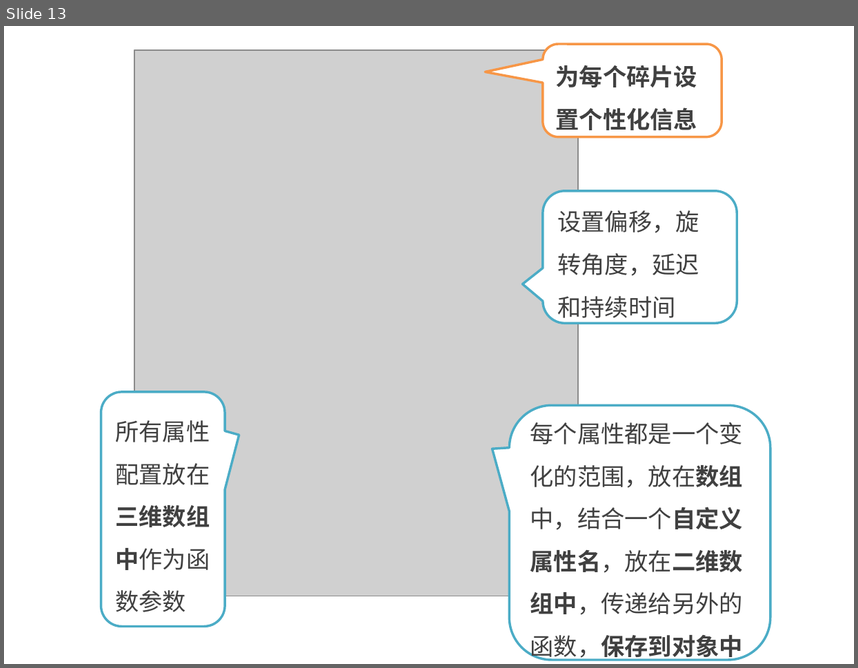
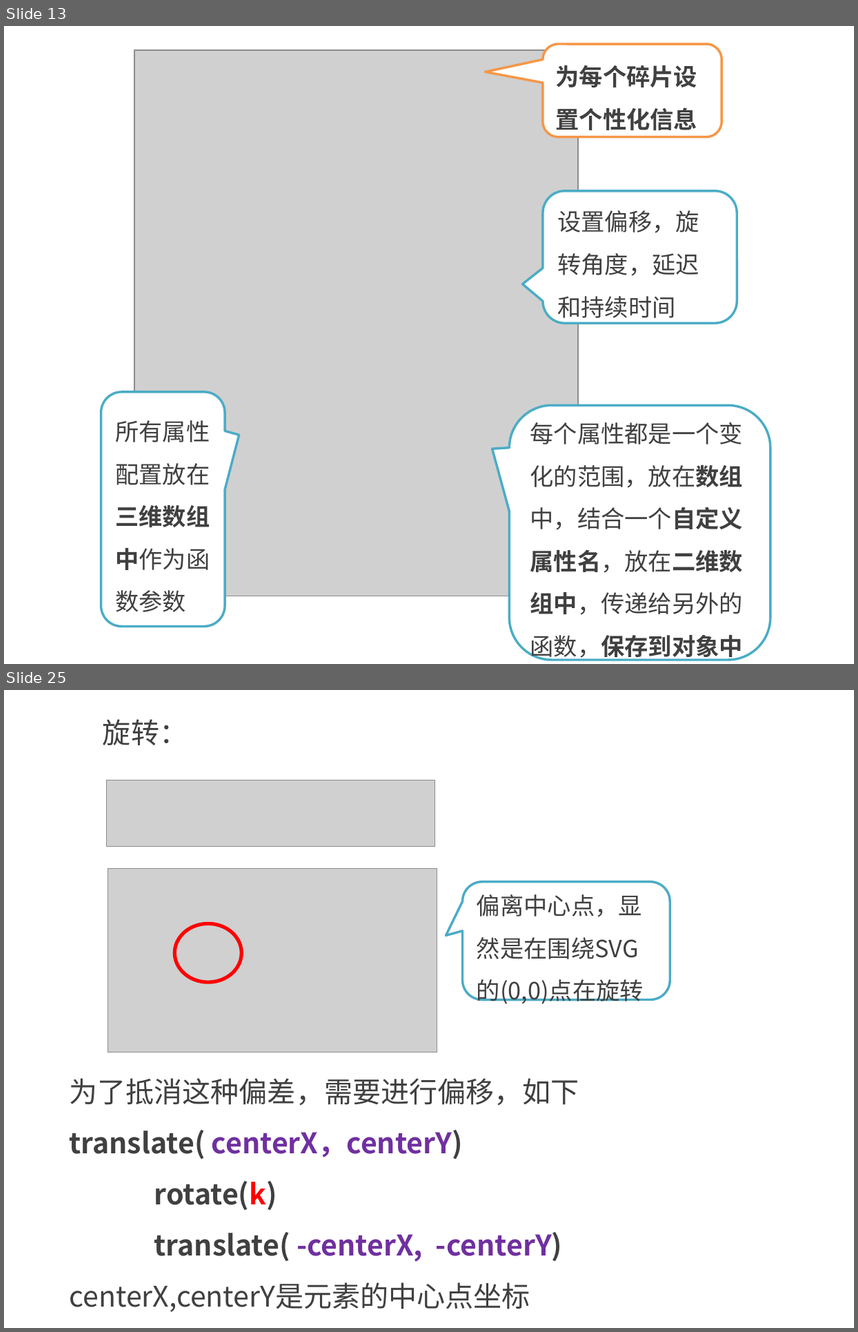
Before and after one commit to kong66/webAni, a slide deck: 20-svg-explode/20.pptx. Shown one above the other, each under a label of ours: slide 13 before the commit, slides 13 and 25 after it; the slides between them are not shown. The pictures are 858x668 and 858x1332 pixels, drawn with LibreOffice and Linux fonts; fonts in the diff are those of the drawing; grey boxes stand for pictures. Boxes give left, top, right and bottom in pixels: in the first picture for what was removed or moved away, otherwise in the second. Text is boxed around its words. In the diff, an @@ line names an element or a change of style, - is before the commit and + after.

```diff
--- a/20-svg-explode/20.pptx
+++ b/20-svg-explode/20.pptx
@@ slide 25 added at box(4, 690, 854, 1328), background #FFFFFF @@
@@ text added at box(103, 719, 188, 745), 24 pt, text #404040 @@
+旋转：
@@ picture added at box(106, 780, 435, 847) @@
@@ picture added at box(107, 869, 437, 1052) @@
@@ rounded speech box added at box(462, 881, 670, 999), fill #FFFFFF, outline #4BACC6 2 pt, 20 pt, text #404040 @@
+偏离中心点，显然是在围绕SVG的(0,0)点在旋转
@@ ellipse added at box(175, 924, 242, 983), outline #FF0000 3 pt @@
@@ text added at box(69, 1078, 579, 1312), 24 pt, text #404040, bold @@
+为了抵消这种偏差，需要进行偏移，如下 translate( centerX，centerY)
+rotate(k)
+translate( -centerX, -centerY)
+centerX,centerY是元素的中心点坐标
```
Also in this commit, not shown: 6 slides changed, 19 other slides added, 3 slides removed, 3 other files.
